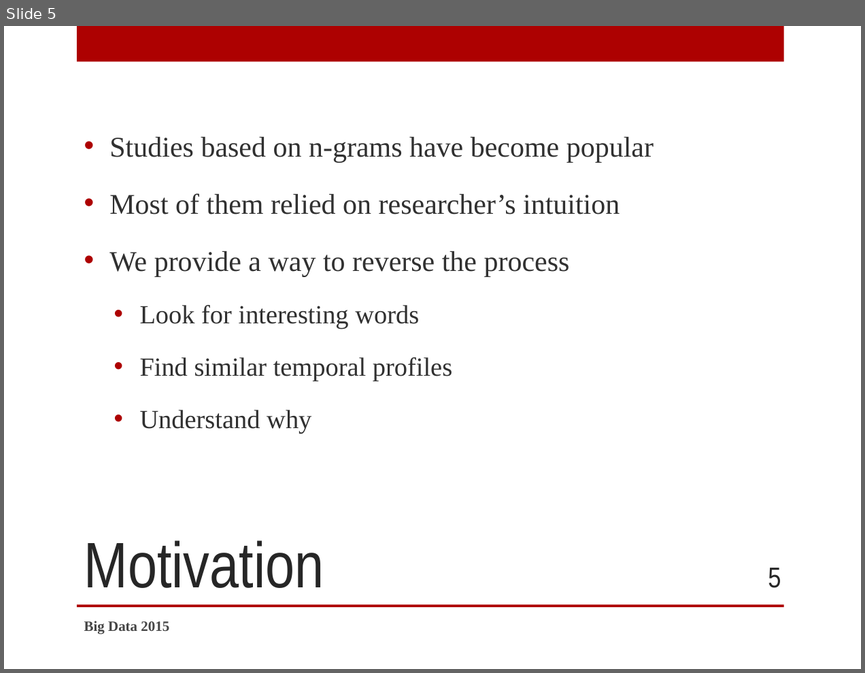
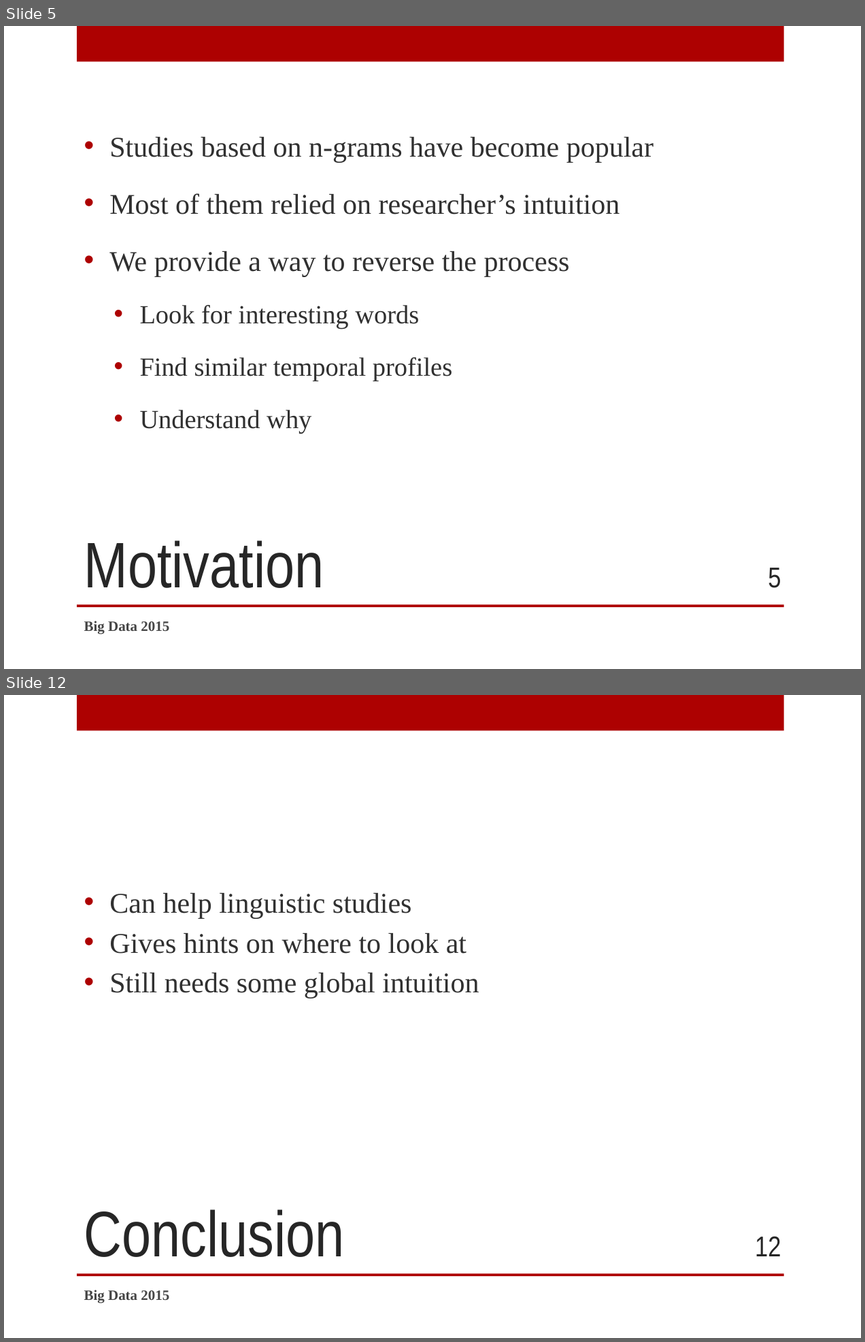
Before and after one commit to SidneyBovet/smargn, a slide deck: presentation/smargn-presentation.pptx. Shown one above the other, each under a label of ours: slide 5 before the commit, slides 5 and 12 after it; the slides between them are not shown. The pictures are 865x673 and 865x1342 pixels, drawn with LibreOffice and Linux fonts; fonts in the diff are those of the drawing; background and template pictures are left out. Boxes give left, top, right and bottom in pixels: in the first picture for what was removed or moved away, otherwise in the second. Text is boxed around its words. In the diff, an @@ line names an element or a change of style, - is before the commit and + after.

```diff
--- a/presentation/smargn-presentation.pptx
+++ b/presentation/smargn-presentation.pptx
@@ slide 12 added at box(4, 695, 861, 1338), background picture (left out); not listed: 2 template elements that a slide beside it also shows @@
@@ text added at box(109, 893, 479, 998), 24 pt, text #303030 @@
+• Can help linguistic studies
+• Gives hints on where to look at
+• Still needs some global intuition
@@ title added at box(84, 1209, 345, 1257), 54 pt, text #262626 @@
+Conclusion
@@ page number added at box(755, 1236, 781, 1256), 24 pt, text #262626 @@
+12
@@ text added at box(84, 1289, 169, 1302), 12 pt, text #454545, bold @@
+Big Data 2015
```
Also in this commit, not shown: 1 slide changed, 9 other slides added, 17 other files.
